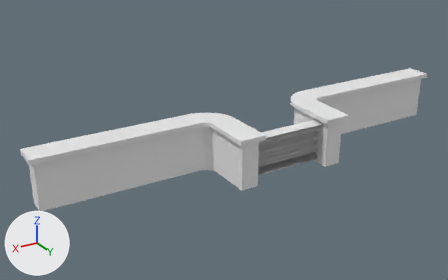
One commit to the Blender file Assets/Models/Structures/Stone steps.blend: the scene before it, then after it.
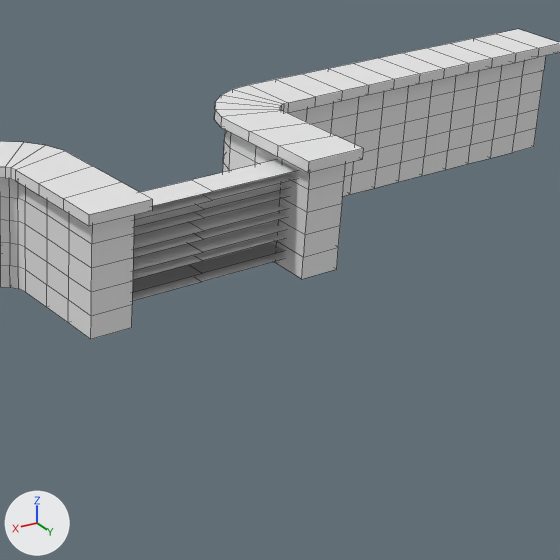
Each version appears first whole from a camera (50 mm lens) standing at (18.7, 27.1, 15.0) and looking at (2.3, -0.3, 1.3), and next in a close-up on the part from 46% to 95% of the width and 20% to 99% of the height. Lighting does not change. The marker at lower left points along +X, +Y and +Z. The close-ups show mesh edges as thin lines.

Names of what the first close-up shows: 'Stone steps'.
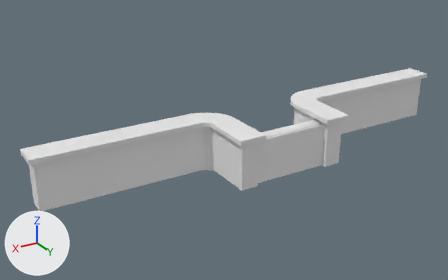
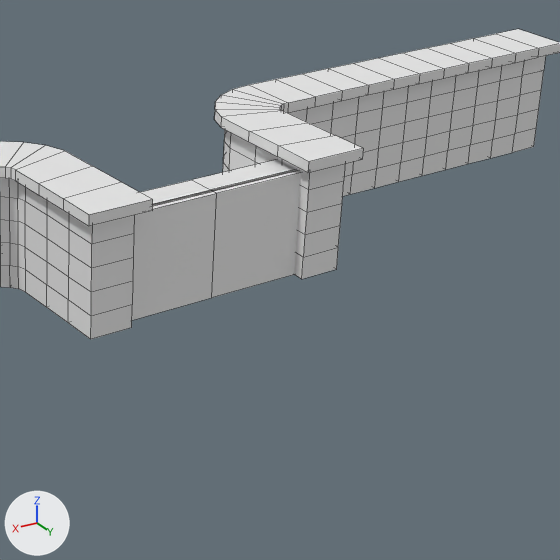
Pixel boxes (x1, y1, x2, y2) of what changed, in the close-ups (560 x 560 px; the box of a moved part takes in the faces that stretch with it):
```json
{"part": 1, "of": "me_cube", "change": "added", "after": [132, 170, 301, 320]}
{"part": 2, "of": "me_cube", "change": "moved or reshaped", "before": [132, 184, 288, 301], "on screen": "not visible afterwards"}
```

Edits to the scene script, one JSON object a line:
```json
{"block": "me_cube", "where": "# used by ob_stone_steps; location = (0.0, 0.0, 0.0)"}
{"op": "remove", "block": "me_cube", "code": "me_cube.from_pydata(...)  # 383 vertices, 341 faces; spans x -13.05..0.0, y -1.27..3.4, z -0.03..2.88"}
{"op": "add", "block": "me_cube", "code": "me_cube.from_pydata(...)  # 391 vertices, 347 faces; spans x -13.05..0.0, y -1.27..3.4, z -0.03..2.88"}
{"block": "me_cube", "change": "me_cube part 1: a new loose piece, a box spanning x -2.46..0.0, y 2.67..2.88, z -0.03..2.4, in mat_material (its picture is missing)"}
{"block": "me_cube", "change": "me_cube part 2"}
{"block": "me_cube", "change": "19 vertices in x -3.19..0.0, y 2.5, z 0.2..1.9 move by (0.0, 0.25, 0.0)"}
```
